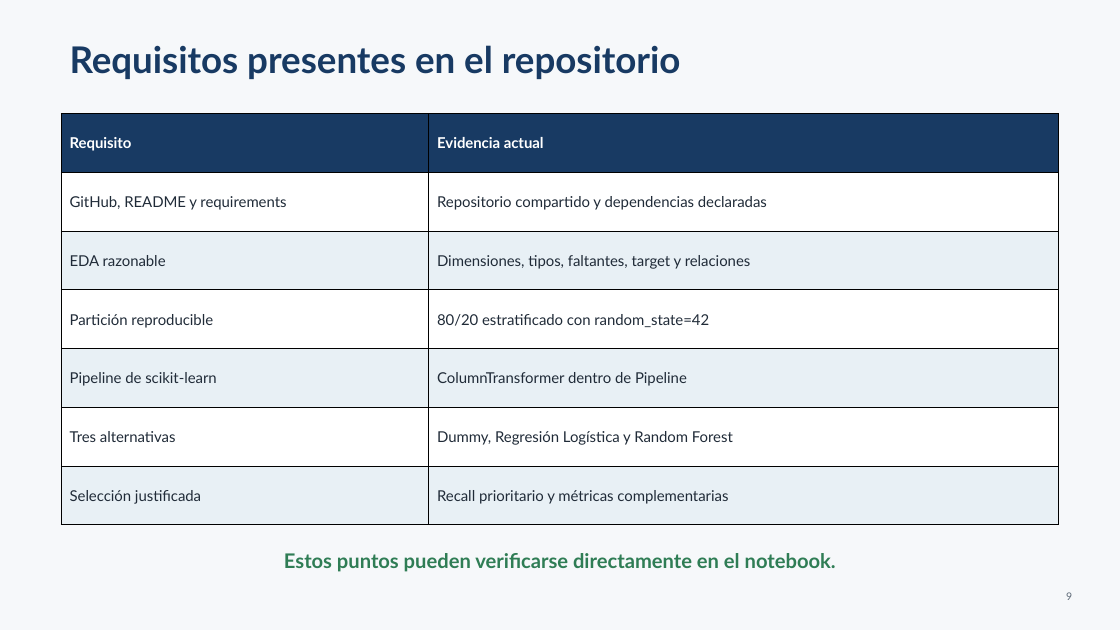
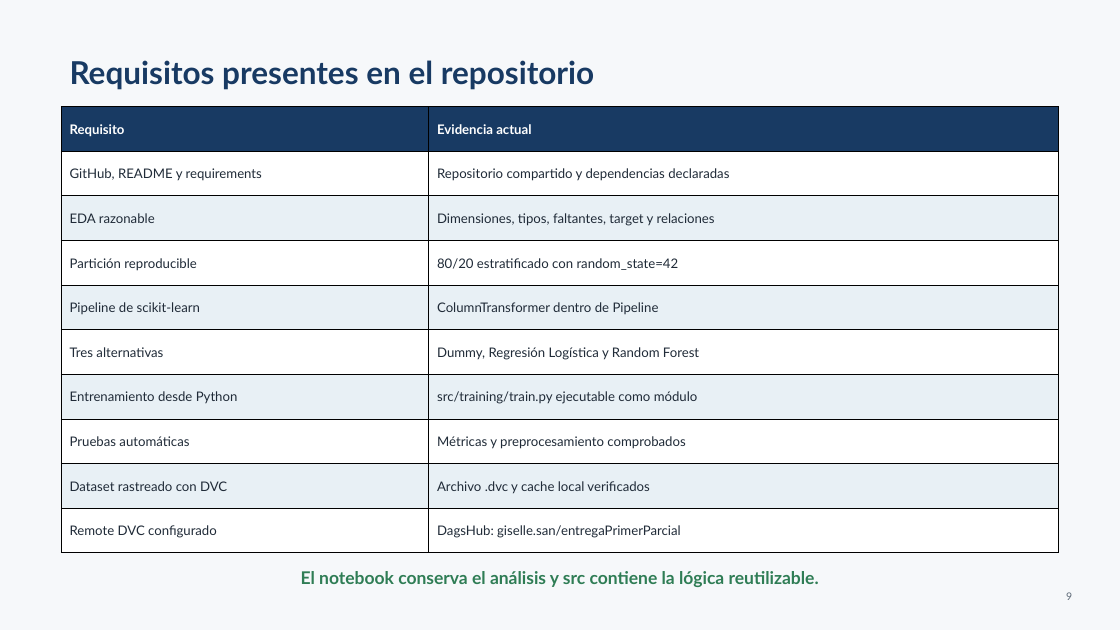
Before and after one commit to alfonsinadiaz/customer-churn-ml, a slide deck: slide 9 of Presentacion_Customer_Churn_Profesor.pptx. Drawn at 1120x630 pixels with LibreOffice and Linux fonts; fonts in the diff are those of the drawing. Boxes give left, top, right and bottom in pixels: in the first picture for what was removed or moved away, otherwise in the second. Text is boxed around its words. In the diff, an @@ line names an element or a change of style, - is before the commit and + after.

```diff
--- a/Presentacion_Customer_Churn_Profesor.pptx
+++ b/Presentacion_Customer_Churn_Profesor.pptx
@@ text "Requisitos presentes en el repositorio": place and size @@
-text "Requisitos presentes en el repositorio" at bbox=[70, 45, 681, 79]
+text "Requisitos presentes en el repositorio" at bbox=[70, 60, 594, 90]
@@ text "Requisitos presentes en el repositorio" at bbox=[70, 60, 594, 90]: size 31.5 to 27 pt @@
@@ table at bbox=[61, 107, 1060, 553] @@
-row 7: Selección justificada | Recall prioritario y métricas complementarias
+row 7: Entrenamiento desde Python | src/training/train.py ejecutable como módulo
+row 8: Pruebas automáticas | Métricas y preprocesamiento comprobados
+row 9: Dataset rastreado con DVC | Archivo .dvc y cache local verificados
+row 10: Remote DVC configurado | DagsHub: giselle.san/entregaPrimerParcial
@@ table: place and size @@
-table at bbox=[61, 113, 1060, 525]
+table at bbox=[61, 107, 1060, 553]
@@ text at bbox=[301, 571, 819, 587]: text changed; size 17.2 to 15 pt @@
-Estos puntos pueden verificarse directamente en el notebook.
+El notebook conserva el análisis y src contiene la lógica reutilizable.
```
Also in this commit, not shown: 8 other slides changed, 21 other files.
